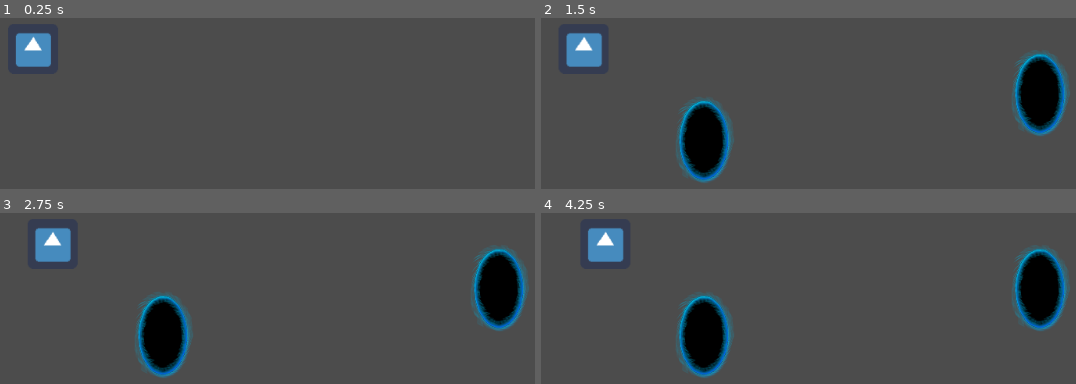
Above: before the commit, frames 1-4 (two rows, left to right).
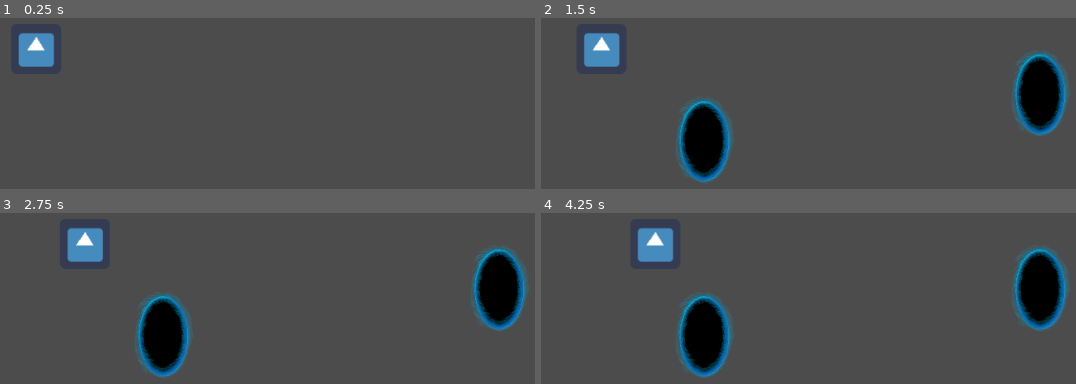
Above: after the commit, the same moments.

Repository: chakri07/a_void
Game: Godot game, scene res://levels/level-1.tscn
Two runs of this game, one before a commit and one after it. Both use one fixed random seed, a clock stepped at 60 frames per second and the inputs below. The engine's default icon, where the game draws it, is replaced by a stand-in: a white triangle on a blue panel in a dark square.
Inputs (mouse positions are in pixels of both pictures, inside the frame that each line leads up to):
- Up to frame 1 (0.25 s): no input
- Up to frame 2 (1.5 s): move the mouse to (1038, 93) at 0.52 s; click (1038, 93) at 0.67 s; move the mouse to (701, 141) at 1.27 s; click (701, 141) at 1.42 s
- Up to frame 3 (2.75 s): move the mouse to (outside the picture) at 2.02 s; click (outside the picture) at 2.17 s
- Up to frame 4 (4.25 s): move the mouse to (outside the picture) at 2.77 s; click (outside the picture) at 2.92 s; move the mouse to (outside the picture) at 3.52 s; click (outside the picture) at 3.67 s

The runs differ from the first frame. In frame 1, 0.4% of the frame differs, in the area x 2-11%, y 8-29%; in frame 2, 1.5%; in frame 3, 2.4%; in frame 4, 2.7%, in the area x 8-25%, y 8-29%.

Commit message:
completing teleportation

Diff:
--- a/A void/scripts/gameManager.gd
+++ b/A void/scripts/gameManager.gd
@@ -2,9 +2,7 @@
 
 var portalId = 1
 var max_portals = 2
-var portalA_pos : Vector2 = Vector2.ZERO
-var portalB_pos : Vector2 = Vector2.ZERO
-var portalexist :bool = false
+
 #just some utilities
 
 onready var portalA : Node = get_node("portal A")
@@ -22,23 +20,29 @@
 
 func Create_portals(Position: Vector2) -> void:
 	if portalId == 1 :
-		portalA_pos = Position
 		portalA.set_global_position(Position)
 		get_node("portal A").visible = true
 		portalId = portalId + 1
+		print(portalA.name)
+		portalB.connect("bodyEnteredPortal" , player , "teleport",[portal_exist(portalA),portalA.position])
 		return
 	if portalId == 2 :
-		portalB_pos = Position
 		portalB.set_global_position(Position)
 		get_node("portal B").visible = true
 		portalId = portalId + 1
-		portalA.connect("bodyEnteredPortal" , player , "teleport", [get_portalB_pos()])
+		print(portalB.name)
+		portalA.connect("bodyEnteredPortal" , player , "teleport",[portal_exist(portalB),portalB.position])
 	return
 
-func get_portalB_pos() -> Vector2:
-	return portalB_pos
 
-func does_portal_exist(portal : Node) -> bool :
+func find_paired_portal(name : String) -> Vector2:
+	if name == portalA.name :
+		return portalB.position
+	if name == portalB.name :
+		return portalA.position
+	return Vector2.ZERO
+
+func portal_exist(portal : Node2D) -> bool :
 	if portal :
 		return true
 	return false
--- a/A void/scripts/player.gd
+++ b/A void/scripts/player.gd
@@ -1,11 +1,12 @@
 extends Node2D
 
-export var x_vel = 10
+export var x_vel = 25
 
 func _physics_process(delta: float) -> void:
 	var vel : Vector2 = Vector2(x_vel,0)
 	vel = get_node("playerKinematic").move_and_slide(vel,Vector2.UP)
 	return
 
-func teleport(portal_pos: Vector2) -> void :
-	set_global_position(portal_pos)
+func teleport(portal_exist : bool ,portal_pos: Vector2) -> void :
+	if portal_exist :
+		set_global_position(portal_pos)
